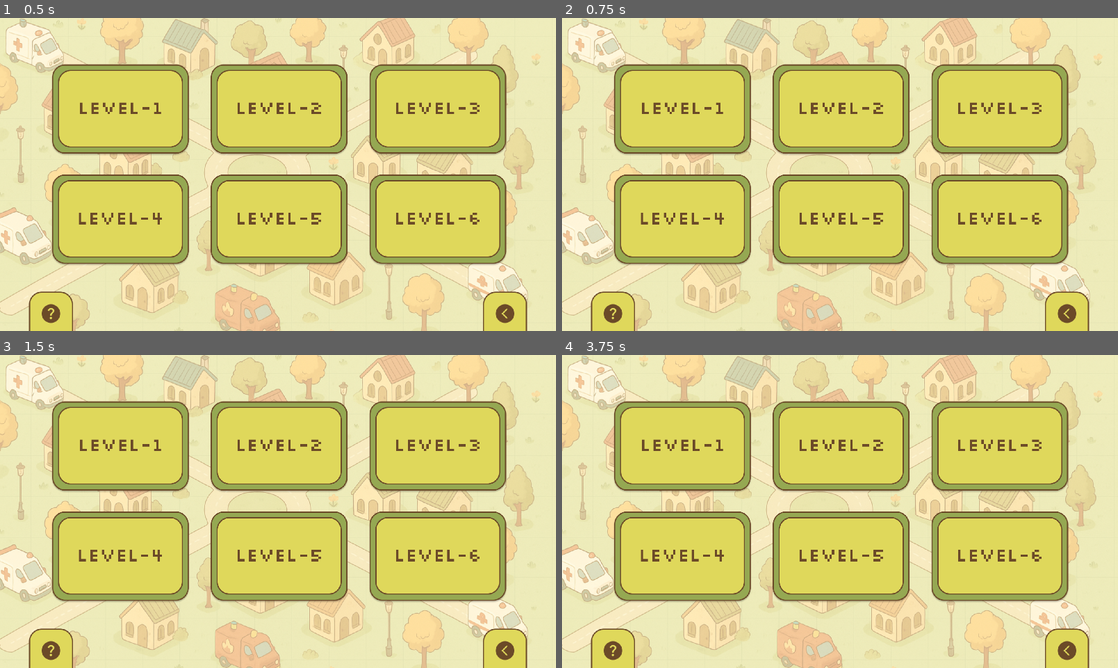
Above: before the commit, frames 1-4 (two rows, left to right).
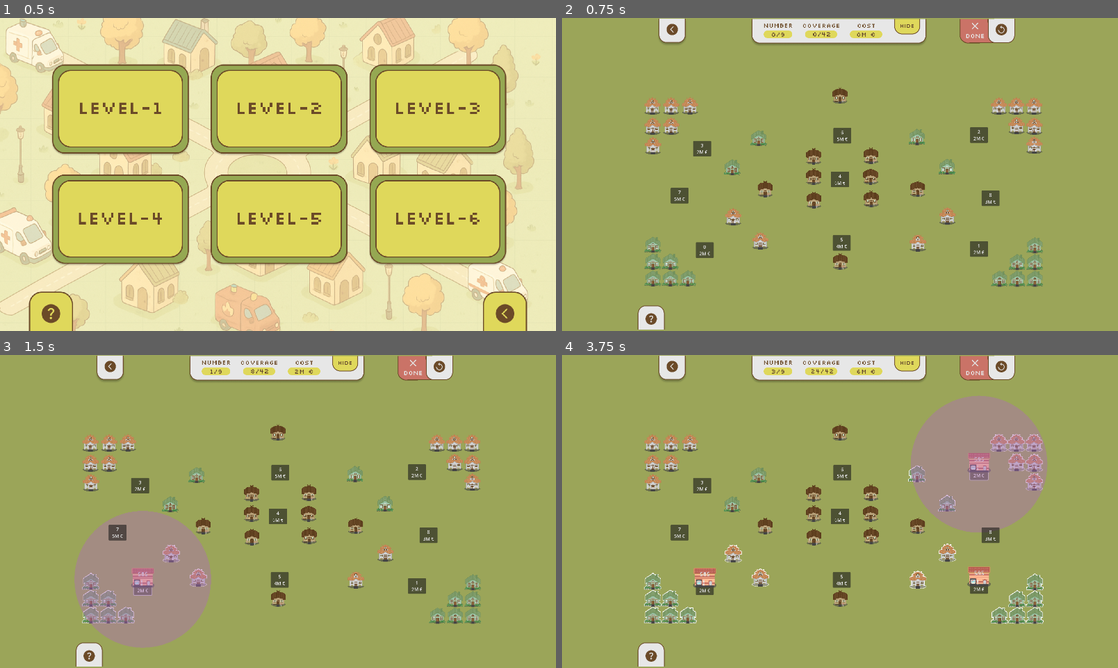
Above: after the commit, the same moments.

Repository: trang-ngn/SOS-Game
Game: Godot game, scene res://Scenes/Levels/level_picker.tscn
Same seed, same stepped clock (60 frames per second), same inputs: the game is played once before the commit and once after it. This scene is started directly instead of the project's main scene.
Inputs (mouse positions are in pixels of both pictures, inside the frame that each line leads up to):
- Up to frame 1 (0.5 s): no input
- Up to frame 2 (0.75 s): click (840, 108) at 0.5 s
- Up to frame 3 (1.5 s): click (144, 586) at 1.25 s, where only the run after the commit has a clickable "0 2M €"
- Up to frame 4 (3.75 s): click (979, 586) at 2 s, where only the run after the commit has a clickable "1 2M €"; click (1001, 445) at 2.77 s; click (979, 470) at 3.5 s, where only the run after the commit has a clickable "2 2M €"

Frame 1 is identical in both runs. In frame 2, 94% of the frame differs, in the area x 0-100%, y 0-100%; in frame 3, 94%; in frame 4, 94%.

Commit message:
fix: minor

Diff:
--- a/sos-game/Scenes/Levels/level_1.tscn
+++ b/sos-game/Scenes/Levels/level_1.tscn
@@ -593,9 +593,6 @@
 [sub_resource type="RectangleShape2D" id="RectangleShape2D_7qmmr"]
 size = Vector2(47, 47)
 
-[sub_resource type="CircleShape2D" id="CircleShape2D_vfd3g"]
-radius = 11.7335
-
 [sub_resource type="CircleShape2D" id="CircleShape2D_0b03d"]
 radius = 13.2673
 
@@ -1103,47 +1100,6 @@
 visible = false
 position = Vector2(0.5, 4.5)
 shape = SubResource("RectangleShape2D_7qmmr")
-
-[node name="S1" type="Node2D" parent="Houses" index="19"]
-position = Vector2(-408, -264)
-script = ExtResource("8_7o7qv")
-cost = 3
-
-[node name="Plot" type="Button" parent="Houses/S1" index="0"]
-texture_filter = 1
-offset_left = -31.0
-offset_right = 31.0
-offset_bottom = 36.0
-text = "19
-3M €"
-
-[node name="Sprite2D" type="Sprite2D" parent="Houses/S1" index="1"]
-visible = false
-position = Vector2(0, -11)
-texture = ExtResource("9_po7xu")
-
-[node name="StationNumber" type="TextEdit" parent="Houses/S1" index="2"]
-visible = false
-offset_left = -14.0
-offset_top = -20.0
-offset_right = 13.0
-offset_bottom = 15.0
-text = "00"
-editable = false
-
-[node name="Radius" type="Area2D" parent="Houses/S1" index="3"]
-texture_filter = 1
-
-[node name="RadiusSize" type="CollisionShape2D" parent="Houses/S1/Radius" index="0"]
-visible = false
-scale = Vector2(15, 15)
-shape = SubResource("CircleShape2D_vfd3g")
-debug_color = Color(0.682341, 0.415773, 0.735881, 0.42)
-
-[node name="RadiusVisual" type="Node2D" parent="Houses/S1/Radius" index="1"]
-visible = false
-script = ExtResource("10_0b03d")
-color = Color(0.682341, 0.415773, 0.735881, 0.42)
 
 [node name="Stations" parent="." index="2"]
 position = Vector2(960, 540)
@@ -1706,12 +1662,6 @@
 script = ExtResource("10_0b03d")
 color = Color(0.682341, 0.415773, 0.735881, 0.42)
 
-[connection signal="button_up" from="Houses/S1/Plot" to="Houses/S1" method="_on_button_button_up"]
-[connection signal="mouse_entered" from="Houses/S1/Plot" to="Houses/S1" method="_on_button_mouse_entered"]
-[connection signal="mouse_exited" from="Houses/S1/Plot" to="Houses/S1" method="_on_button_mouse_exited"]
-[connection signal="area_shape_entered" from="Houses/S1/Radius" to="Houses/S1" method="_on_area_2d_area_shape_entered"]
-[connection signal="body_entered" from="Houses/S1/Radius" to="Houses/S1" method="_on_area_2d_body_entered"]
-[connection signal="body_shape_entered" from="Houses/S1/Radius" to="Houses/S1" method="_on_area_2d_body_shape_entered"]
 [connection signal="button_up" from="Stations/S0/Plot" to="Stations/S0" method="_on_button_button_up"]
 [connection signal="mouse_entered" from="Stations/S0/Plot" to="Stations/S0" method="_on_button_mouse_entered"]
 [connection signal="mouse_exited" from="Stations/S0/Plot" to="Stations/S0" method="_on_button_mouse_exited"]
--- a/sos-game/Scenes/Levels/level_picker.gd
+++ b/sos-game/Scenes/Levels/level_picker.gd
@@ -6,12 +6,12 @@
 
 
 func _on_button_level_1_pressed() -> void:
-	get_tree().change_scene_to_file("res://Scenes/Levels/level_1_auto.tscn")
+	get_tree().change_scene_to_file("res://Scenes/Levels/level_1.tscn")
 
 
 func _on_button_level_2_pressed() -> void:
-	get_tree().change_scene_to_file("res://Scenes/Levels/level_2_auto.tscn")
+	get_tree().change_scene_to_file("res://Scenes/Levels/level_2.tscn")
 
 
 func _on_button_level_3_pressed() -> void:
-	get_tree().change_scene_to_file("res://Scenes/Levels/level_3_auto.tscn")
+	get_tree().change_scene_to_file("res://Scenes/Levels/level_3.tscn")
Not shown: 1 places in sos-game/Scenes/Levels/level_1.tscn that only renumber resources
